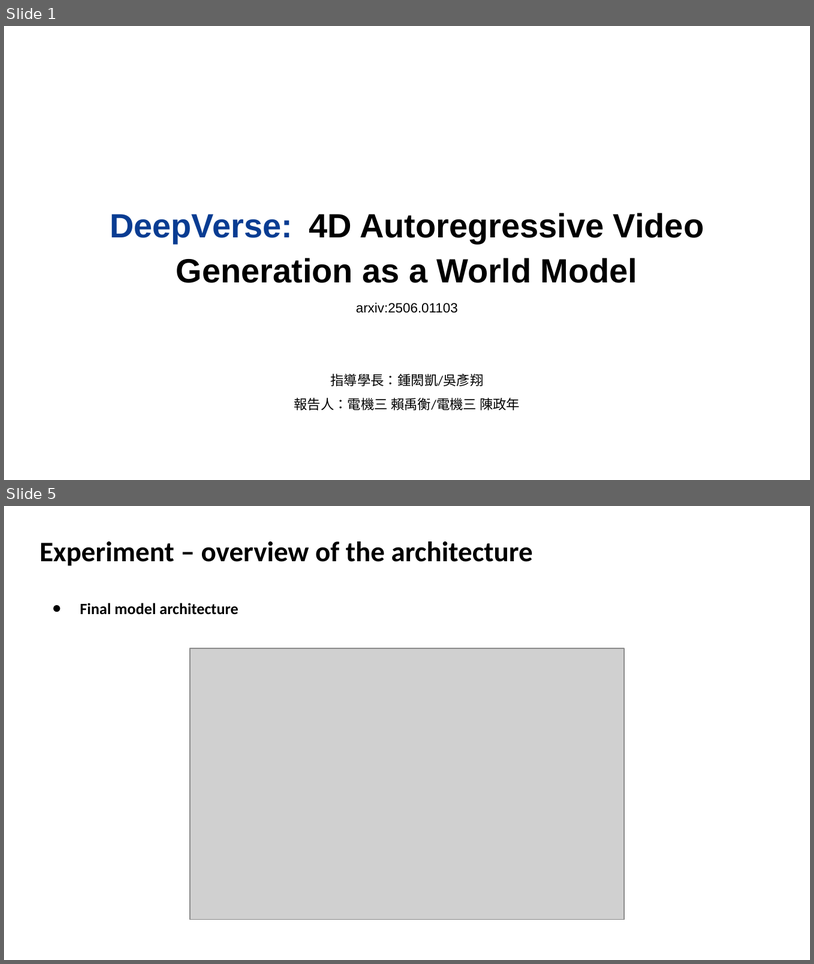
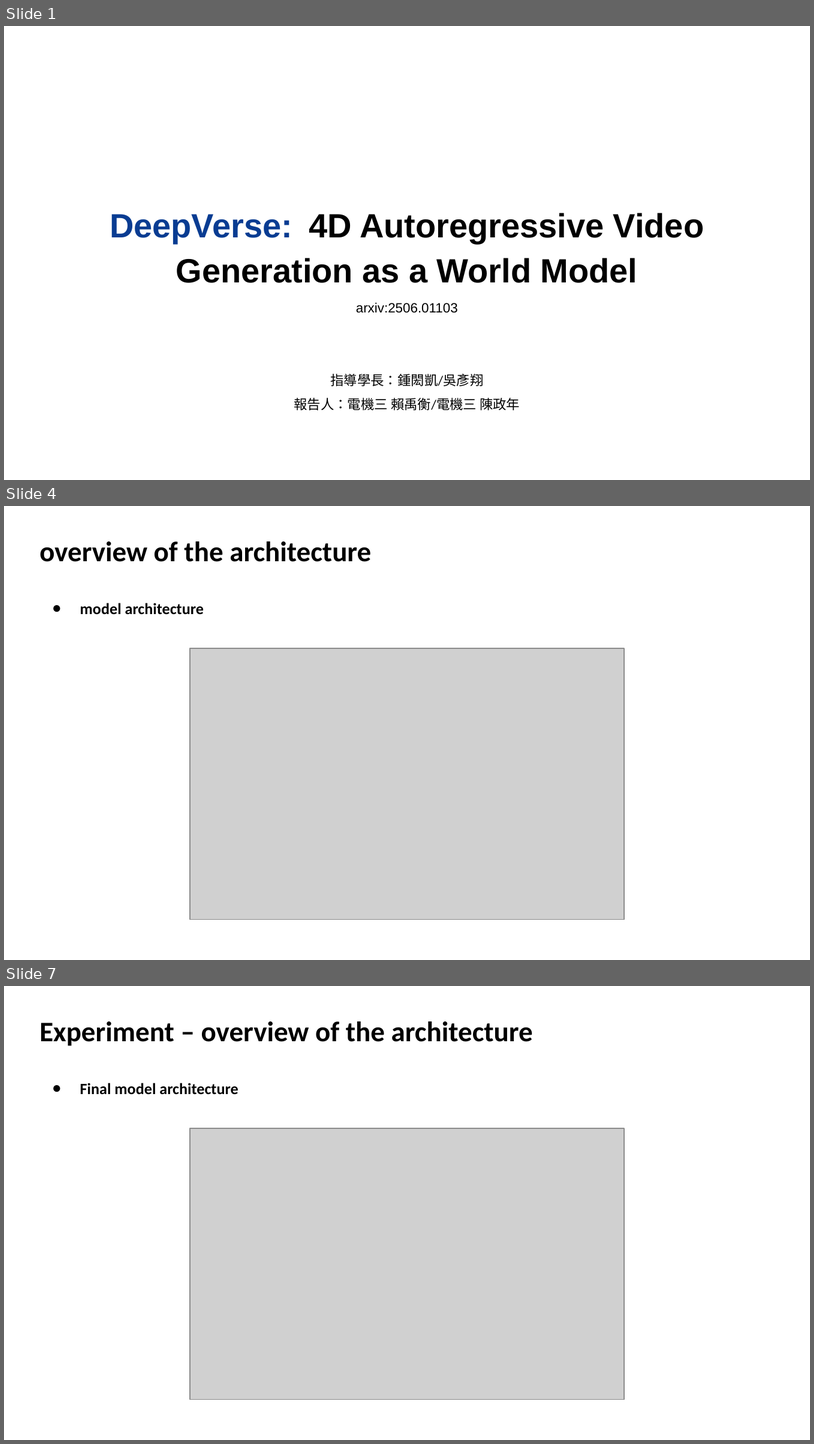
Before and after one commit to Lukelaitw/2025-VLL-undergraduate-research, a slide deck: week2/VLL_2_Deepverse_0929.pptx. Shown one above the other, each under a label of ours: slides 1 and 5 before the commit, slides 1, 4 and 7 after it; the slides between them are not shown. The pictures are 814x964 and 814x1444 pixels, drawn with LibreOffice and Linux fonts; fonts in the diff are those of the drawing; grey boxes stand for pictures. Boxes give left, top, right and bottom in pixels: in the first picture for what was removed or moved away, otherwise in the second. Text is boxed around its words. In the diff, an @@ line names an element or a change of style, - is before the commit and + after.

```diff
--- a/week2/VLL_2_Deepverse_0929.pptx
+++ b/week2/VLL_2_Deepverse_0929.pptx
@@ slide 4 added at box(4, 506, 810, 960), background #FFFFFF @@
@@ title added at box(39, 541, 371, 562), 25.2 pt, text #000000, bold @@
+overview of the architecture
@@ text added at box(80, 603, 204, 615), 14 pt, text #000000, bold @@
+● model architecture
@@ picture added at box(190, 648, 625, 919) @@
@@ what was slide 5 is now slide 7 @@
```
Also in this commit, not shown: 3 slides changed, 1 other slide added.
